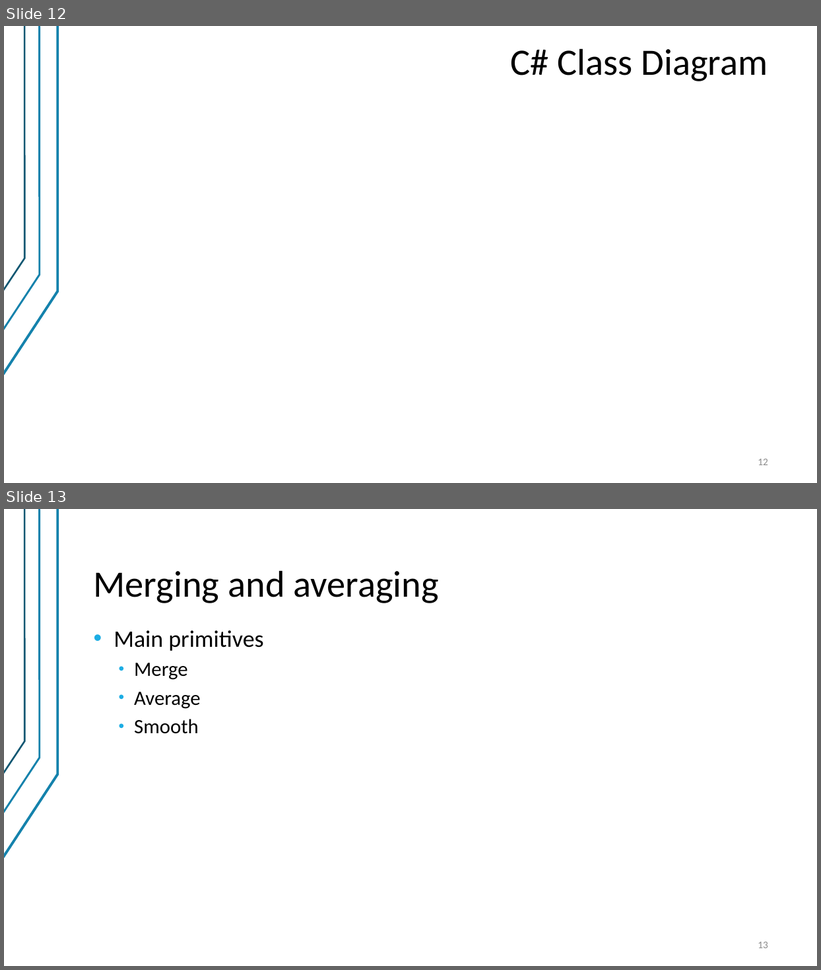
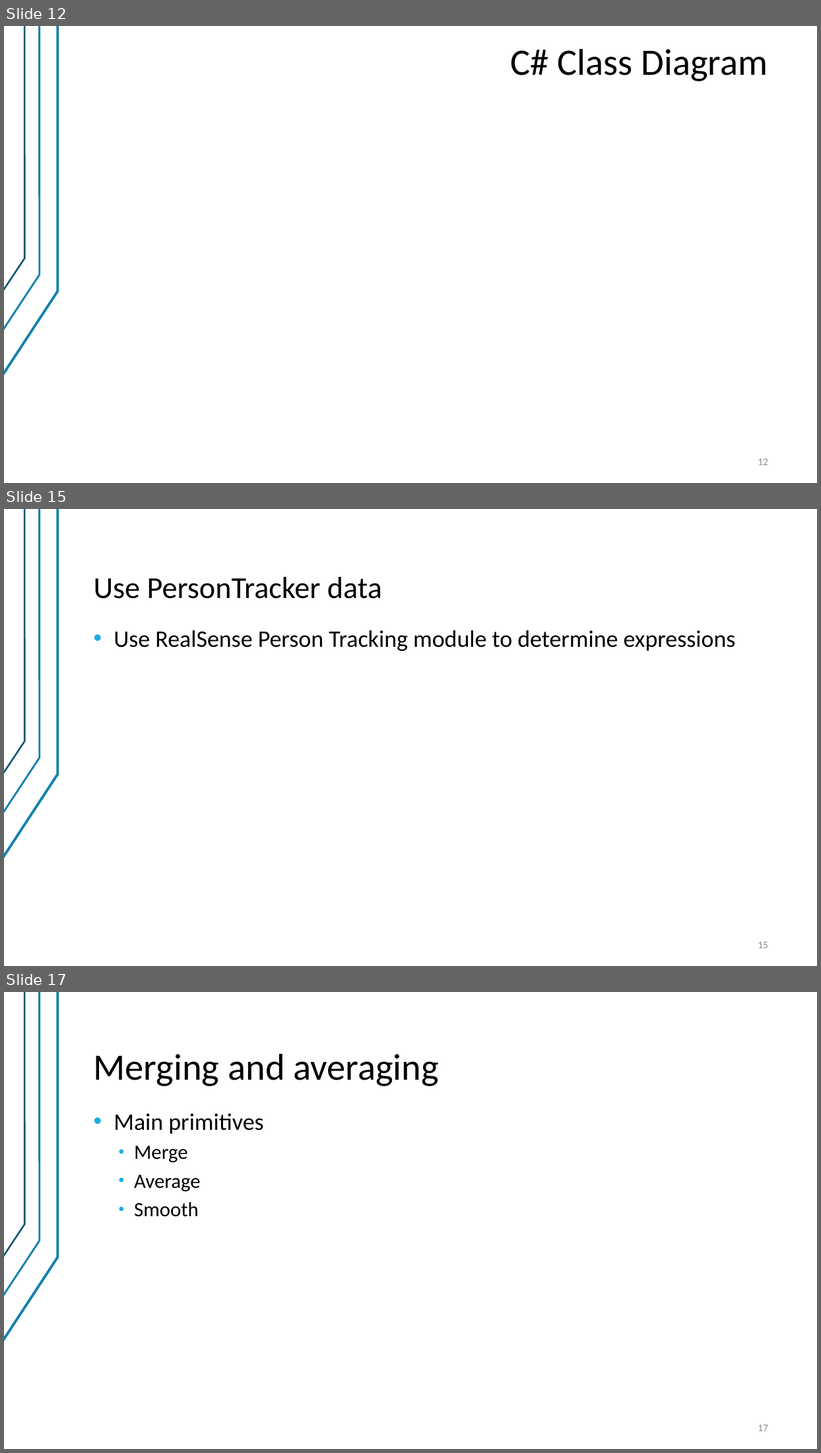
Before and after one commit to valber-8/emotracker, a slide deck: EmotionsTracker.pptx. Shown one above the other, each under a label of ours: slides 12 and 13 before the commit, slides 12, 15 and 17 after it; the slides between them are not shown. The pictures are 821x970 and 821x1453 pixels, drawn with LibreOffice and Linux fonts; fonts in the diff are those of the drawing; background and template pictures are left out. Boxes give left, top, right and bottom in pixels: in the first picture for what was removed or moved away, otherwise in the second. Text is boxed around its words. In the diff, an @@ line names an element or a change of style, - is before the commit and + after.

```diff
--- a/EmotionsTracker.pptx
+++ b/EmotionsTracker.pptx
@@ slide 15 added at [4,509,817,966], background #FFFFFF; not listed: 3 template elements that a slide beside it also shows @@
@@ title added at [94,577,382,599], 36 pt, text #000000 @@
+Use PersonTracker data
@@ text added at [114,630,736,651], 28 pt, text #000000 @@
+• Use RealSense Person Tracking module to determine expressions
@@ page number added at [758,942,768,949], 12 pt, text #8C8C8C @@
+15
@@ what was slide 13 is now slide 17 @@
@@ page number at [758,1425,768,1432]: text changed @@
-13
+17
```
Also in this commit, not shown: 1 slide changed, 3 other slides added, 11 other files.
